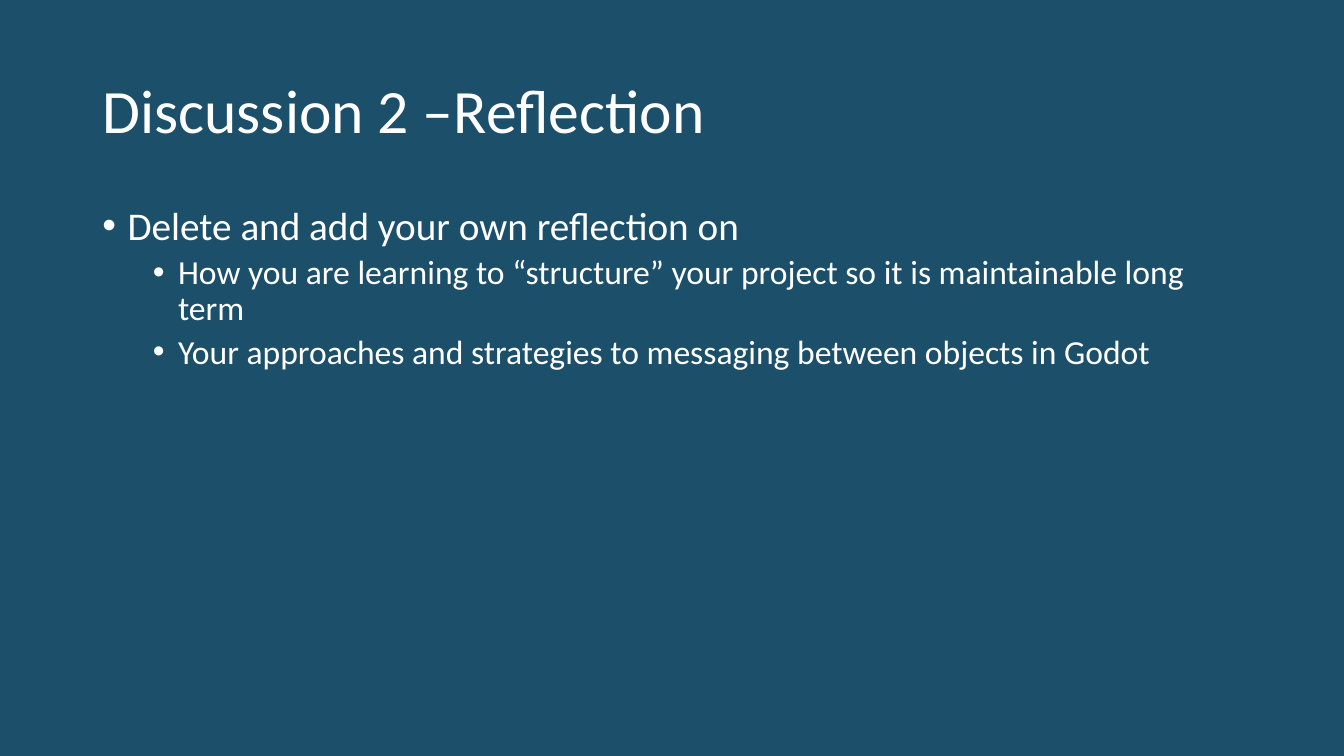
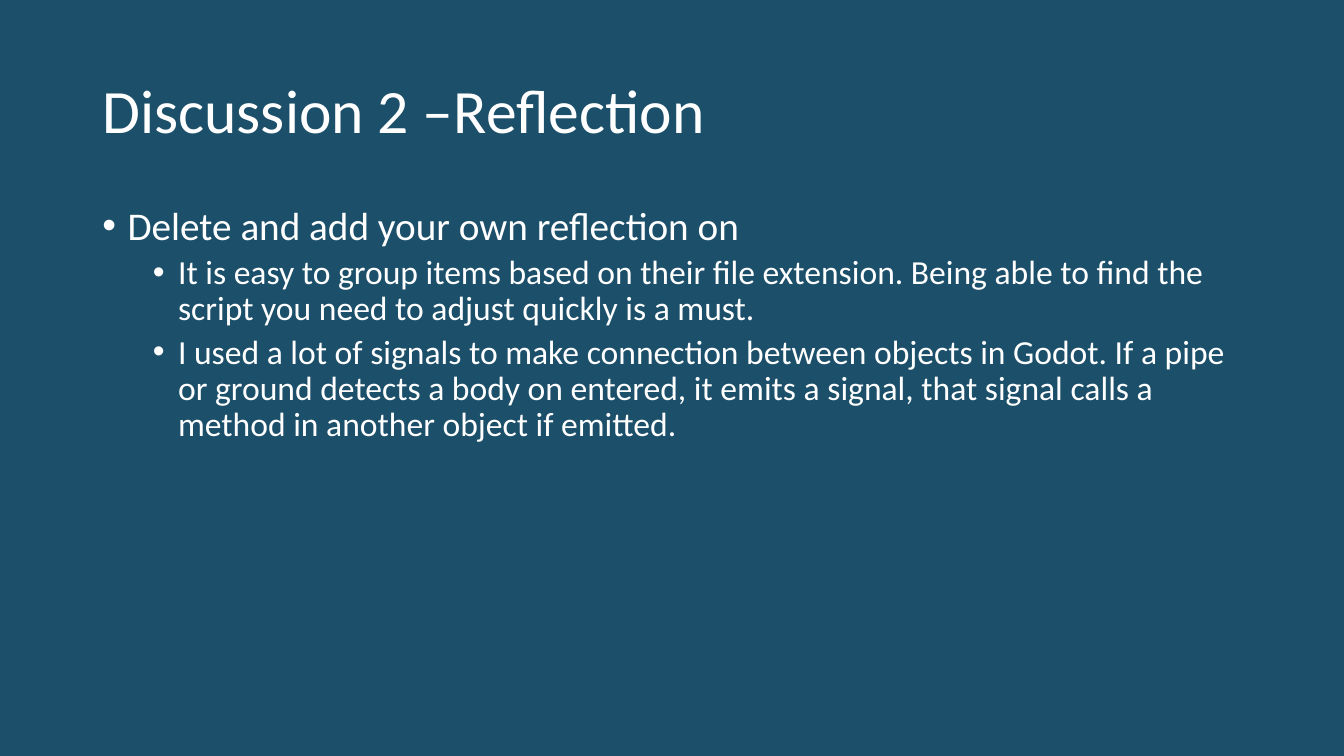
Before and after one commit to jaketerry28/CS315-Game-Programming, a slide deck: slide 13 of Project 1/Process Document.pptx. Drawn at 1344x756 pixels with LibreOffice and Linux fonts; fonts in the diff are those of the drawing. Boxes give left, top, right and bottom in pixels: in the first picture for what was removed or moved away, otherwise in the second. Text is boxed around its words. In the diff, an @@ line names an element or a change of style, - is before the commit and + after.

```diff
--- a/Project 1/Process Document.pptx
+++ b/Project 1/Process Document.pptx
@@ text at bbox=[178, 260, 1225, 442]: text changed @@
-  • How you are learning to “structure” your project so it is maintainable long term
-  • Your approaches and strategies to messaging between objects in Godot
+  • It is easy to group items based on their file extension. Being able to find the script you need to adjust quickly is a must.
+  • I used a lot of signals to make connection between objects in Godot. If a pipe or ground detects a body on entered, it emits a signal, that signal calls a method in another object if emitted.
```
Also in this commit, not shown: 13 other slides changed, 3 other files.
